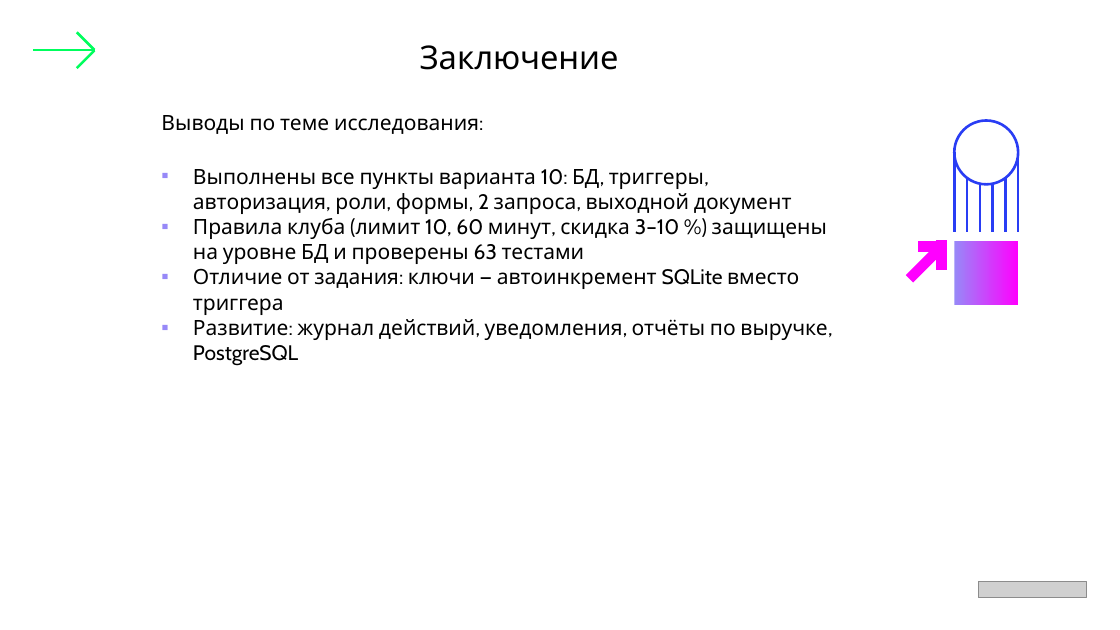
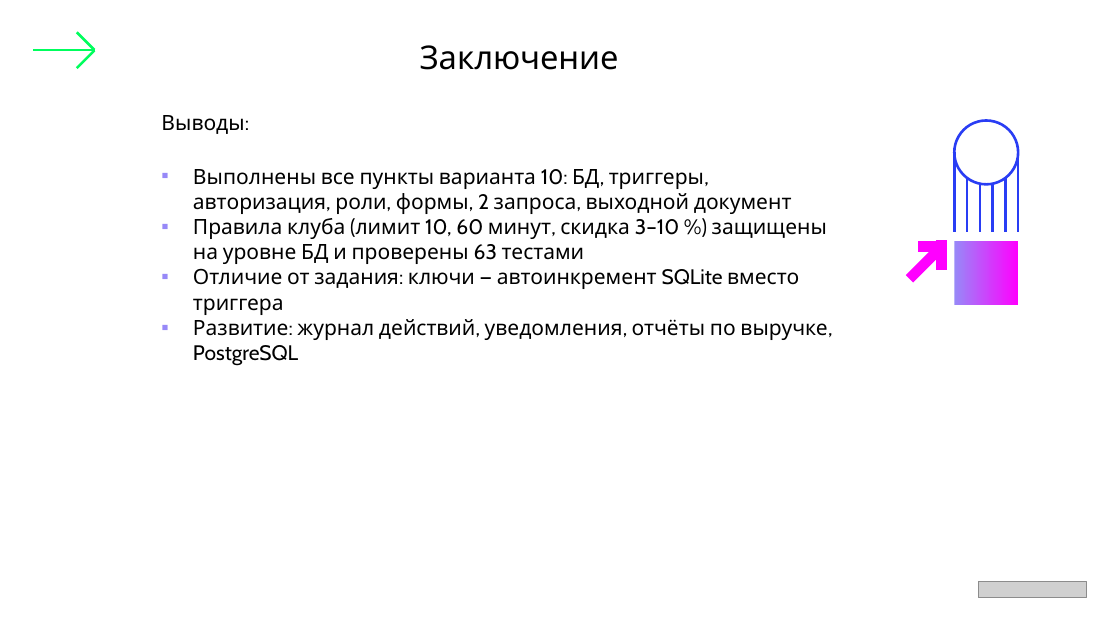
Before and after one commit to Uzalov-Gamid/sport-club, a slide deck: slide 21 of docs/Презентация_Спортивный_клуб.pptx. Drawn at 1120x630 pixels with LibreOffice and Linux fonts; fonts in the diff are those of the drawing; grey boxes stand for pictures. Boxes give left, top, right and bottom in pixels: in the first picture for what was removed or moved away, otherwise in the second. Text is boxed around its words. In the diff, an @@ line names an element or a change of style, - is before the commit and + after.

```diff
--- a/docs/Презентация_Спортивный_клуб.pptx
+++ b/docs/Презентация_Спортивный_клуб.pptx
@@ text at bbox=[161, 115, 244, 134]: text changed @@
-Выводы по теме исследования:
+Выводы:
```
Also in this commit, not shown: 3 other files.
